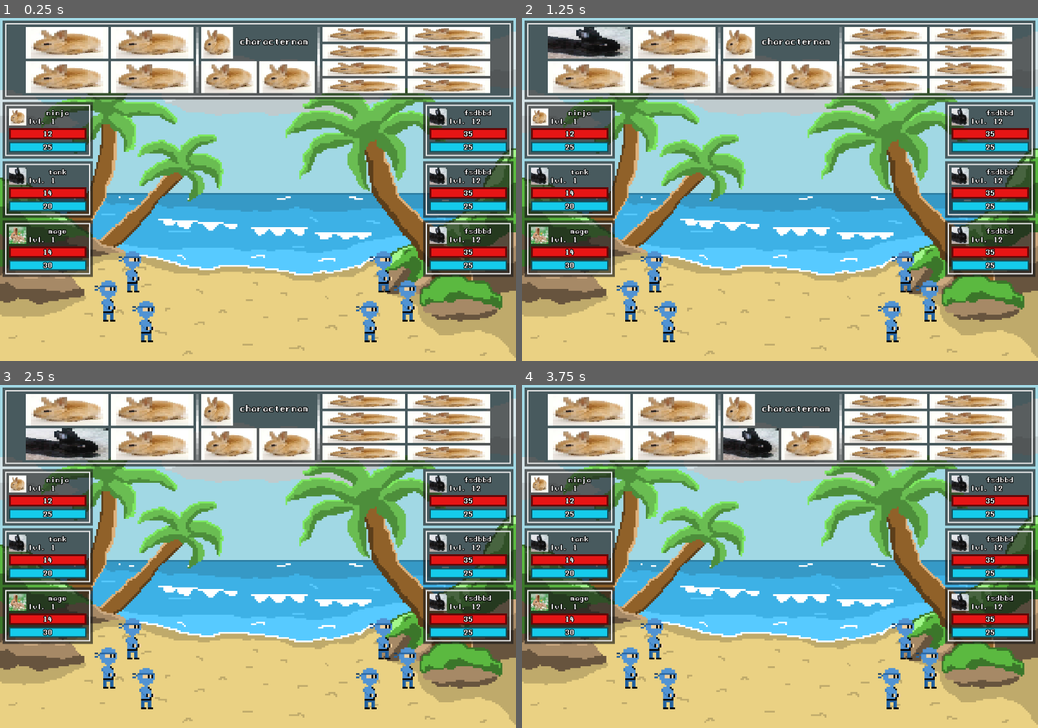
Above: before the commit, frames 1-4 (two rows, left to right).
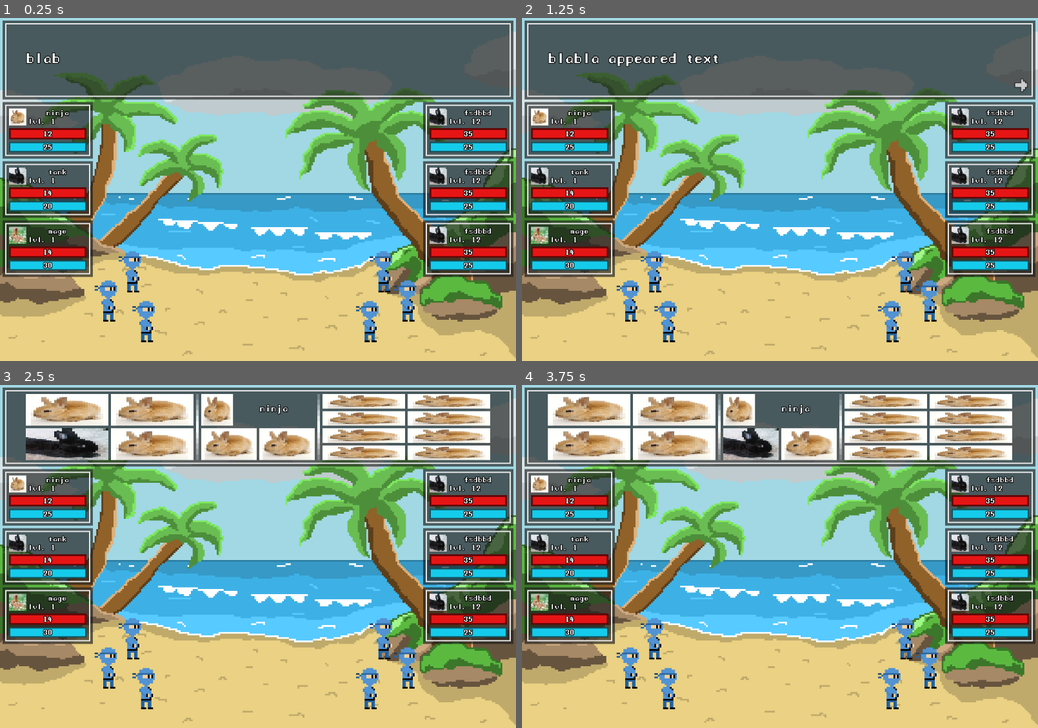
Above: after the commit, the same moments.

Repository: qwerty4u6/group-game
Game: Godot game, scene res://scenes/main.tscn
Same seed, same stepped clock (60 frames per second), same inputs: the game is played once before the commit and once after it.
Inputs (mouse positions are in pixels of both pictures, inside the frame that each line leads up to):
- Up to frame 1 (0.25 s): no input
- Up to frame 2 (1.25 s): click (589, 42) at 0.52 s
- Up to frame 3 (2.5 s): click (154, 409) at 1.27 s; click (67, 443) at 2.02 s
- Up to frame 4 (3.75 s): click (676, 443) at 2.77 s; click (749, 443) at 3.5 s

The runs differ from the first frame. In frame 1, 15% of the frame differs, in the area x 5-95%, y 2-22%; in frame 2, 15%, in the area x 5-98%, y 2-22%; in frame 3, 0.2%; in frame 4, 0.2%.

Commit message:
got actual progress done i think

Diff:
--- a/resources/base_enemy.gd
+++ b/resources/base_enemy.gd
@@ -8,3 +8,4 @@
 @export var hp: int = 25
 @export var max_mana: int = 25
 @export var mana: int = 25
+@export var damage: int = 2
--- a/resources/base_player.gd
+++ b/resources/base_player.gd
@@ -18,12 +18,4 @@
 	"b": 5
 }
 
-@export var skills: Array = [
-#	{
-#		"name": "Throwing Stars",
-#		"unlocked_at": 1,
-#		"target": "enemy",
-#		"applies": ["damage", 0, 1],   # type, strength, length/amt
-#		"message": "%d threw Throwing Stars!"
-#	}
-]
+@export var skills: Array = []
--- a/scenes/action_box.gd
+++ b/scenes/action_box.gd
@@ -1,5 +1,6 @@
 extends Panel
 
+@onready var battle = get_parent()
 @onready var text_box = get_node("MarginContainer/TextBox")
 @onready var action_box = get_node("MarginContainer/ActionBox")
 @onready var empty_box = get_node("MarginContainer/EmptyBox")
@@ -20,10 +21,14 @@
 	action_box.hide()
 	empty_box.hide()
 
-func to_action_box():
+func to_action_box(character = null):
 	text_box.hide()
 	action_box.show()
 	empty_box.hide()
+
+	if character != null:
+		action_box.get_node("MarginContainer/MainContainer/MiscContainer/NameLabel").text = character.name_text
+		action_box.get_node("MarginContainer/MainContainer/MiscContainer/TextureRect").texture = character.texture
 
 func to_empty_box():
 	text_box.hide()
@@ -48,5 +53,4 @@
 		emit_signal("text_done_displaying")
 
 func _on__pressed():
-	var test = 100
-	print("haiii health is %d" % [test])
+	print(battle)
--- a/scenes/battle.gd
+++ b/scenes/battle.gd
@@ -1,6 +1,8 @@
 extends Control
 
 var members = []
+
+@onready var data_container = preload("res://scenes/character_data_container.tscn")
 
 @onready var char_stat_display_scene = preload("res://scenes/char_stat_display.tscn")
 @onready var battle_character_scene = preload("res://scenes/battle_character.tscn")
@@ -16,11 +18,24 @@
 	load("res://resources/enemy characters/placeholder enemy.tres")
 ]
 var enemies = []
-var turn_current_character = null
+var characters = []
+var current_turn = -1
+var current_character = null
 
 signal textbox_closed
 
 func _ready():
+	for member in team_resources:
+		var new = data_container.instantiate()
+		new.init(member)
+		$Team.add_child(new)
+		characters.push_back(new)
+	for member in enemy_resources:
+		var new = data_container.instantiate()
+		new.init(member)
+		$Enemies.add_child(new)
+		characters.push_back(new)
+
 	var team_member_positions = [
 		Vector2(308, 592),
 		Vector2(252, 660),
@@ -62,7 +77,9 @@
 
 		i += 1
 
-	$ActionBox.to_action_box()
+	$ActionBox.show_text("blabla appeared text")
+	await $ActionBox.textbox_closed
+	next_turn()
 
 func _input(event):
 	if event.is_action_pressed("move_up"):
@@ -71,3 +88,10 @@
 		$ActionBox.show_text("works i think")
 		await $ActionBox.textbox_closed
 		$ActionBox.show_text("yipeeee")
+	if event.is_action_pressed("move_down"):
+		next_turn()
+
+func next_turn():
+	current_turn += 1
+	current_character = characters[current_turn % 6]
+	$ActionBox.to_action_box(current_character)
--- a/scenes/battle.tscn
+++ b/scenes/battle.tscn
@@ -38,3 +38,7 @@
 
 [node name="CollisionShape2D" type="CollisionShape2D" parent="MouseArea"]
 shape = SubResource("RectangleShape2D_b1e75")
+
+[node name="Team" type="Node" parent="."]
+
+[node name="Enemies" type="Node" parent="."]
--- a/scenes/char_stat_display.tscn
+++ b/scenes/char_stat_display.tscn
@@ -207,8 +207,8 @@
 anchor_right = 1.0
 anchor_bottom = 1.0
 offset_left = 125.0
-offset_right = 965.0
-offset_bottom = 528.0
+offset_right = 1595.0
+offset_bottom = 924.0
 grow_horizontal = 2
 grow_vertical = 2
 theme_override_colors/font_outline_color = Color(0, 0, 0, 1)
--- /dev/null
+++ b/scenes/character_data_container.gd
@@ -0,0 +1,22 @@
+extends Node
+
+@export var name_text: String = "Player"
+@export var texture: Texture = null
+@export var level: int = 1
+@export var max_hp: int = 12
+@export var hp: int = 12
+@export var max_mana: int = 25
+@export var mana: int = 25
+@export var damage: int = 3
+
+@export var type = "Enemy"
+
+func init(res):
+	name_text = res.name
+	texture = res.texture
+	level = res.level
+	max_hp = res.max_hp
+	hp = res.hp
+	max_mana = res.max_mana
+	mana = res.mana
+	damage = res.damage
--- /dev/null
+++ b/scenes/character_data_container.tscn
@@ -0,0 +1,6 @@
+[gd_scene load_steps=2 format=3 uid="uid://dl0nrvxly221l"]
+
+[ext_resource type="Script" path="res://scenes/character_data_container.gd" id="1_75bej"]
+
+[node name="TeamMember" type="Node"]
+script = ExtResource("1_75bej")
Not shown, added: scenes/act7FAA.tmp
